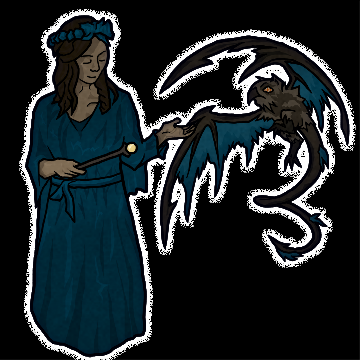
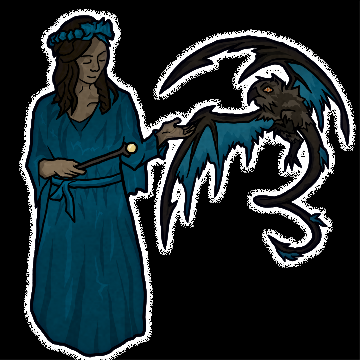
Layer changes from the first 360 × 360 image to the second:
added group "Group 4" with 17 layers in group "Familiar" over [28,20,336,354]
moved "clan color" into group "Group 4" over [28,20,336,354]
